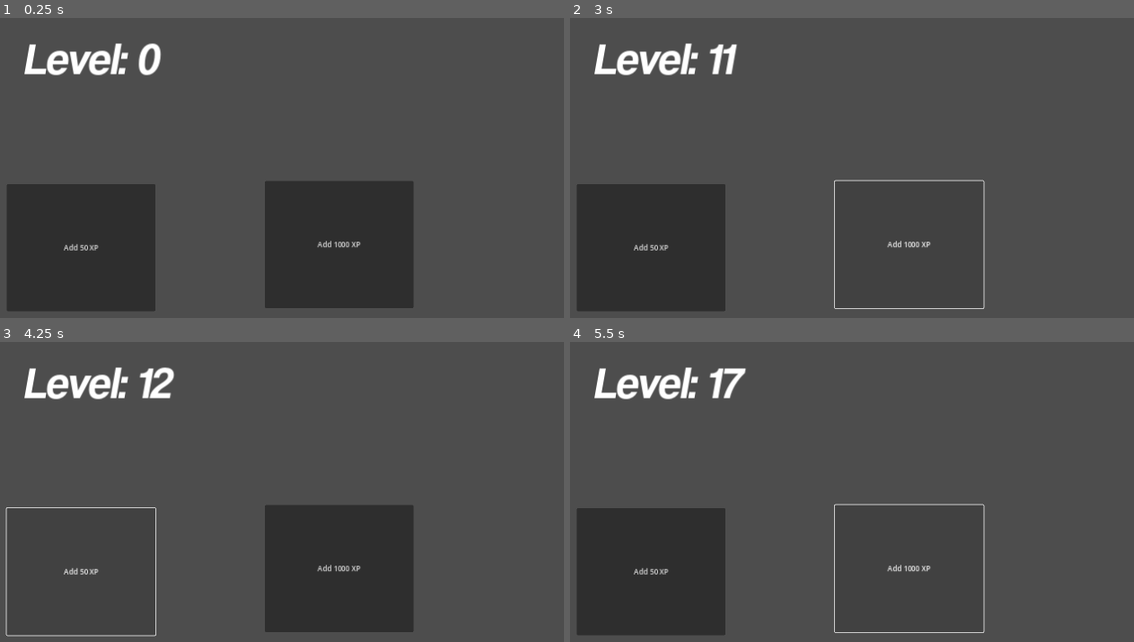
Above: before the commit, frames 1-4 (two rows, left to right).
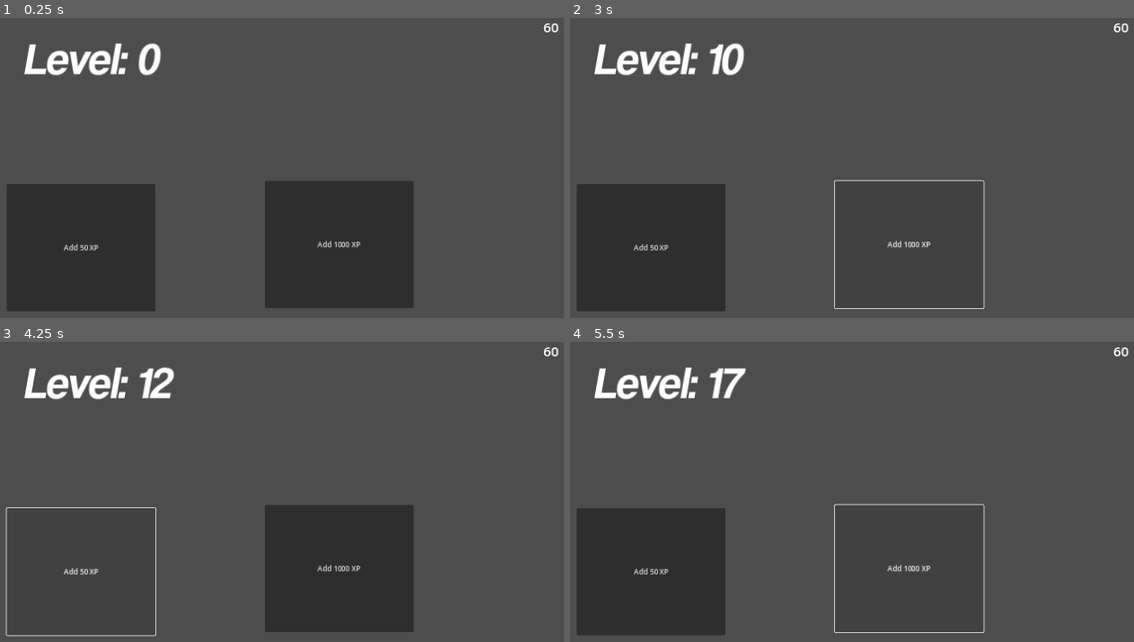
Above: after the commit, the same moments.

Repository: cphase/button-game
Game: Godot game, scene res://main.tscn
Two runs of this game, one before a commit and one after it. Both use one fixed random seed, a clock stepped at 60 frames per second and the inputs below.
Inputs:
- Up to frame 1 (0.25 s): no input
- Up to frame 2 (3 s): click "Add 50 XP" at 0.5 s; click "Add 1000 XP" at 1.25 s; click "Add 50 XP" at 2 s; click "Add 1000 XP" at 2.75 s
- Up to frame 3 (4.25 s): click "Add 50 XP" at 3.5 s
- Up to frame 4 (5.5 s): click "Add 1000 XP" at 4.25 s; tap Enter at 5 s

The runs differ from the first frame. In frame 1, less than 0.1% of the frame differs, in the area x 96-100%, y 1-5%; in frame 2, 0.4%, in the area x 26-100%, y 1-20%; in frame 3, less than 0.1%; in frame 4, less than 0.1%.

Commit message:
fixed framerate animation for level display

Diff:
--- /dev/null
+++ b/Fps.gd
@@ -0,0 +1,11 @@
+extends Label
+
+
+# Called when the node enters the scene tree for the first time.
+func _ready():
+	pass # Replace with function body.
+
+
+# Called every frame. 'delta' is the elapsed time since the previous frame.
+func _process(delta):
+	text = str((int)(1.0 / delta))
--- a/main.tscn
+++ b/main.tscn
@@ -1,7 +1,8 @@
-[gd_scene load_steps=3 format=3 uid="uid://c17cbjyftwa0a"]
+[gd_scene load_steps=4 format=3 uid="uid://c17cbjyftwa0a"]
 
 [ext_resource type="PackedScene" uid="uid://dyysekjn7wyf1" path="res://player.tscn" id="1_57xd2"]
 [ext_resource type="Script" path="res://main.gd" id="1_bo0k0"]
+[ext_resource type="Script" path="res://Fps.gd" id="3_35q6q"]
 
 [node name="Main" type="Node"]
 script = ExtResource("1_bo0k0")
@@ -22,6 +23,14 @@
 offset_bottom = 654.0
 text = "Add 1000 XP"
 
+[node name="Fps" type="Label" parent="."]
+offset_left = 1506.0
+offset_top = 6.0
+offset_right = 1546.0
+offset_bottom = 75.0
+theme_override_font_sizes/font_size = 30
+script = ExtResource("3_35q6q")
+
 [connection signal="pressed" from="AddXp" to="Player/Level" method="_on_add_xp_pressed"]
 [connection signal="pressed" from="AddXp1000" to="Player/Level" method="_on_add_xp_1000_pressed"]
 
--- a/player_level_display.gd
+++ b/player_level_display.gd
@@ -2,19 +2,25 @@
 
 var level_queue = []
 var animate = false
+var framerate = 12
+var physics_frame_count = 0
 
 # Called when the node enters the scene tree for the first time.
 func _ready():
 	pass # Replace with function body.
 
+func _physics_process(delta):
+	physics_frame_count += 1
+	if animate and physics_frame_count >= (1 / delta) / framerate:
+		$LevelDisplay.text = str("Level: ", level_queue.pop_front())
+		if (level_queue.size() == 0):
+			animate = false
+		physics_frame_count = 0
+
 
 # Called every frame. 'delta' is the elapsed time since the previous frame.
 func _process(delta):
-	if animate:
-		$LevelDisplay.text = str("Level: ", level_queue.pop_front())
-		if (level_queue.size() == 0):
-			animate = false
-
+	pass
 
 func add_xp(old, new):
 	pass
